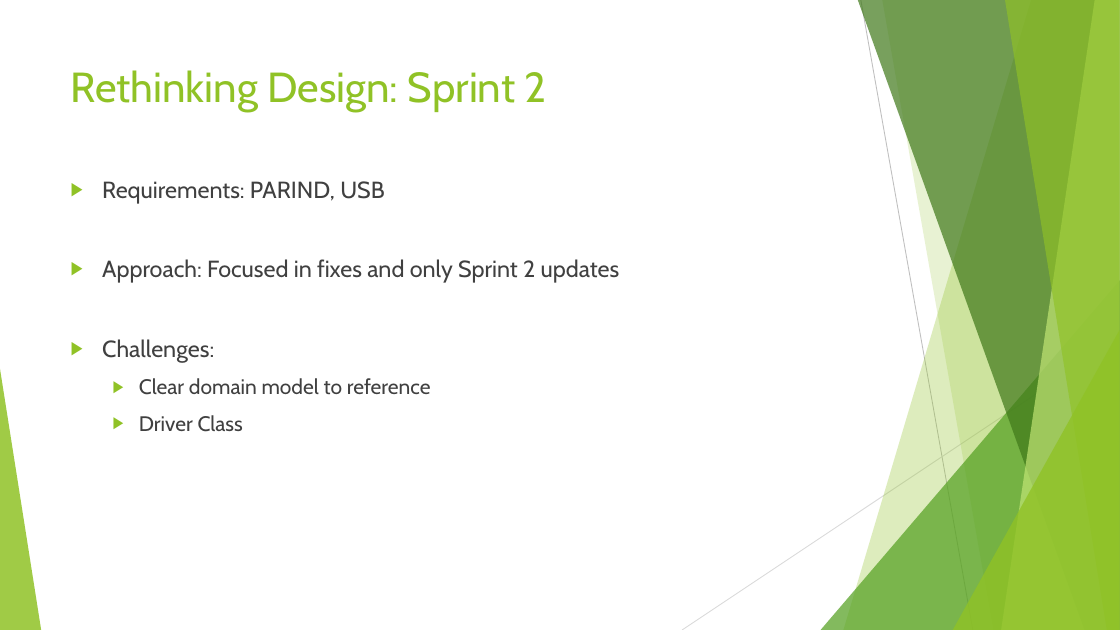
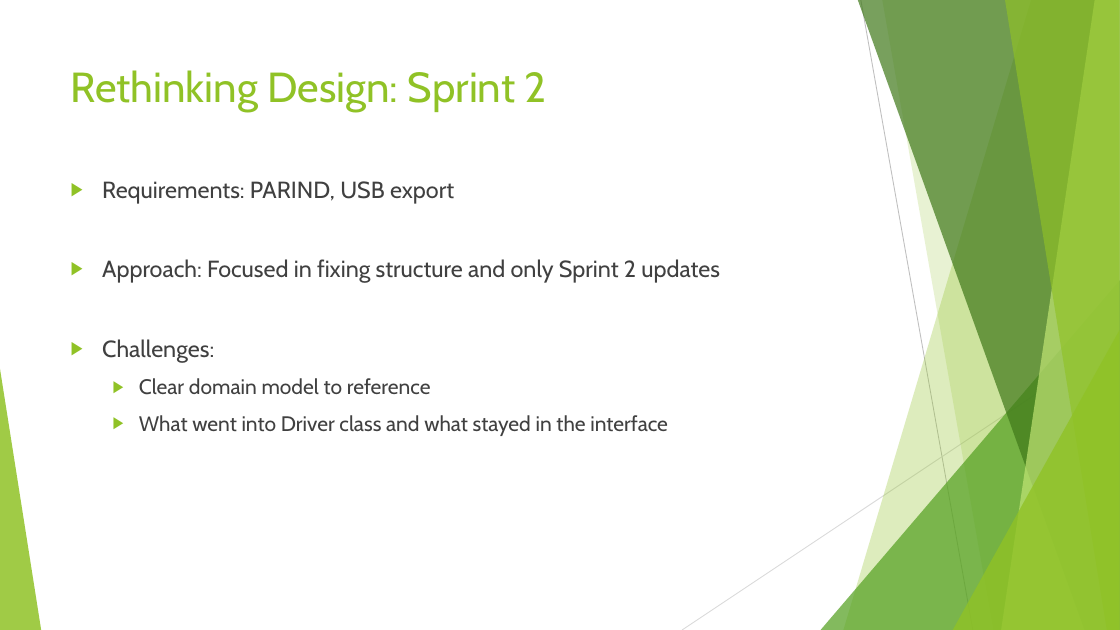
Before and after one commit to jamesonn/CS361_Final_Project, a slide deck: slide 6 of Chrono Timer v1.pptx. Drawn at 1120x630 pixels with LibreOffice and Linux fonts; fonts in the diff are those of the drawing. Boxes give left, top, right and bottom in pixels: in the first picture for what was removed or moved away, otherwise in the second. Text is boxed around its words. In the diff, an @@ line names an element or a change of style, - is before the commit and + after.

```diff
--- a/Chrono Timer v1.pptx
+++ b/Chrono Timer v1.pptx
@@ text at (x1=102, y1=181, x2=720, y2=283): text changed @@
-▶ Requirements: PARIND, USB
-▶ Approach: Focused in fixes and only Sprint 2 updates
+▶ Requirements: PARIND, USB export
+▶ Approach: Focused in fixing structure and only Sprint 2 updates
@@ text at (x1=139, y1=415, x2=668, y2=436): text changed @@
-  ▶ Driver Class
+  ▶ What went into Driver class and what stayed in the interface
```
Also in this commit, not shown: 1 other file.
